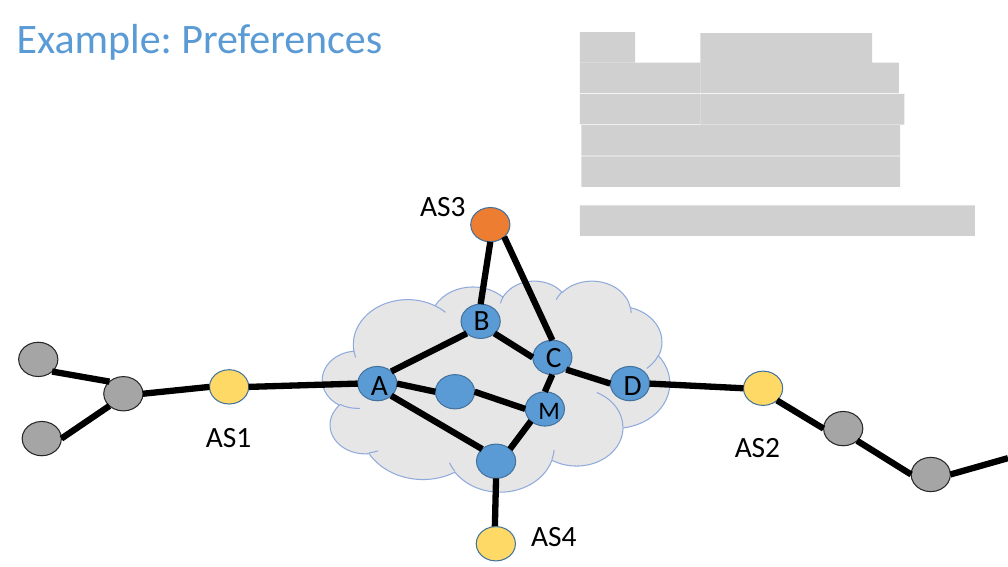
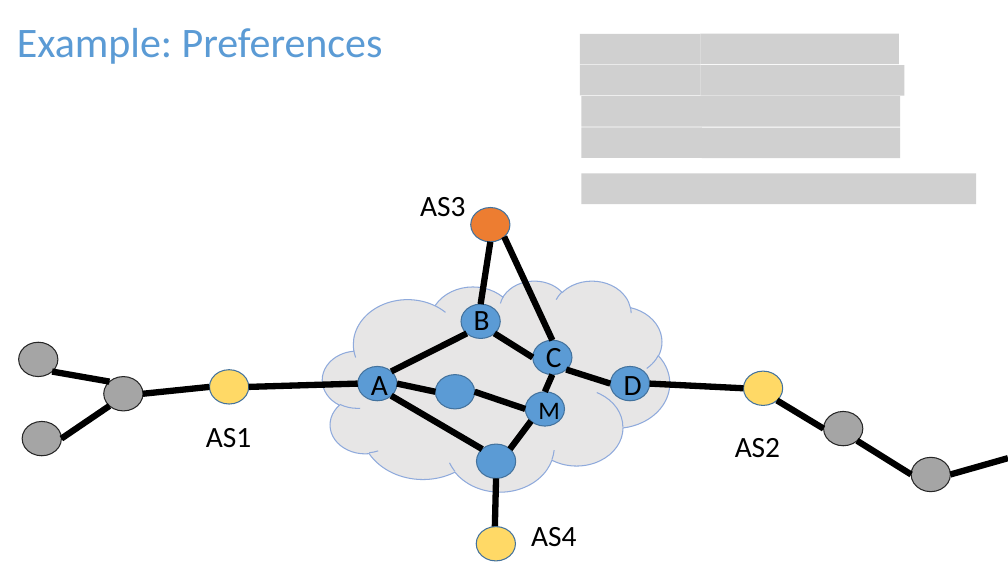
Before and after one commit to rabeckett/propane, a slide deck: slide 6 of notes/demo/Properties.pptx (slide 7 before the commit). Drawn at 1008x567 pixels with LibreOffice and Linux fonts; fonts in the diff are those of the drawing; grey boxes stand for pictures. Boxes give left, top, right and bottom in pixels: in the first picture for what was removed or moved away, otherwise in the second. Text is boxed around its words. In the diff, an @@ line names an element or a change of style, - is before the commit and + after.

```diff
--- a/notes/demo/Properties.pptx
+++ b/notes/demo/Properties.pptx
@@ text "Example: Preferences" at bbox=[17, 28, 383, 64]: alignment centre to left @@
@@ picture removed at bbox=[580, 32, 635, 62] @@
@@ picture added at bbox=[580, 34, 700, 64] @@
@@ picture: place and size @@
-picture at bbox=[701, 33, 873, 64]
+picture at bbox=[701, 34, 899, 64]
@@ picture: place and size @@
-picture at bbox=[701, 63, 899, 93]
+picture at bbox=[701, 65, 905, 95]
@@ picture: place and size @@
-picture at bbox=[701, 94, 905, 124]
+picture at bbox=[702, 96, 900, 126]
@@ picture removed at bbox=[582, 157, 702, 187] @@
@@ picture added at bbox=[582, 174, 976, 204] @@
@@ picture removed at bbox=[702, 157, 900, 187] @@
@@ picture removed at bbox=[580, 206, 975, 236] @@
```
Also in this commit, not shown: 7 other slides changed, 4 slides added, 3 slides removed, 16 other files.
